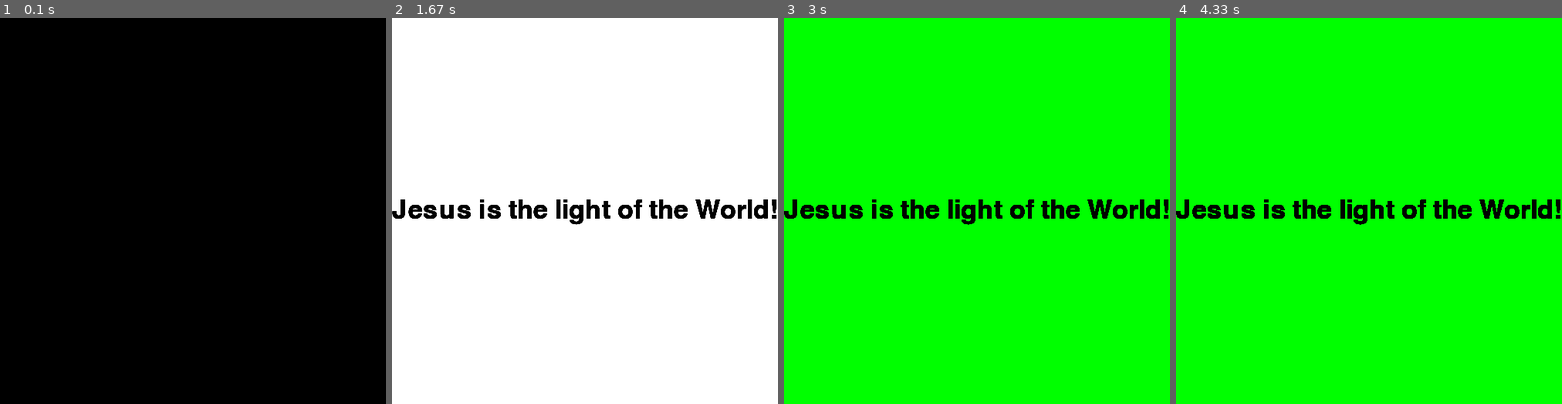
Above: before the commit, frames 1-4 (left to right).
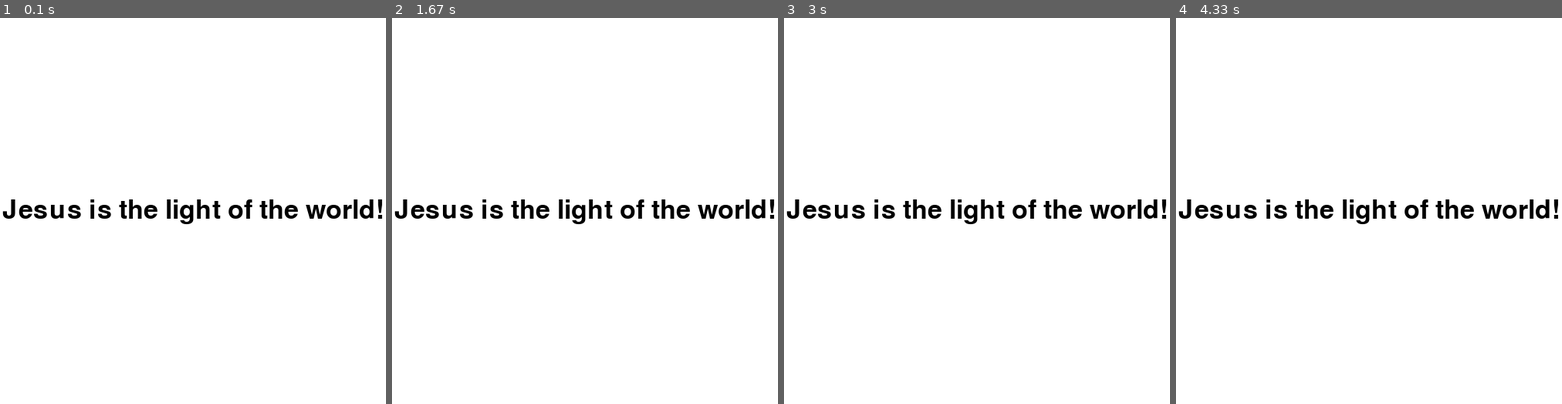
Above: after the commit, the same moments.

Repository: oliverjunior1/job_trainer
Game: pygame game, started from geek_to_geek/pygame/text/show_the_text_on_window.py
Same seed, same stepped clock (60 frames per second), same inputs: the game is played once before the commit and once after it.
Inputs:
- Up to frame 1 (0.1 s): no input
- Up to frame 2 (1.67 s): tap G at 0.33 s; hold R 0.67-1.13 s; tap B at 1.17 s; tap W at 1.5 s
- Up to frame 3 (3 s): tap B at 1.83 s; tap W at 2.17 s; tap G at 2.5 s
- Up to frame 4 (4.33 s): no input

The runs differ from the first frame. In frame 1, 98% of the frame differs, in the area x 0-100%, y 0-100%; in frame 2, 2.1%; in frame 3, 99%; in frame 4, 99%.

Commit message:
Update show_the_text_on_window.py

Diff:
--- a/geek_to_geek/pygame/text/show_the_text_on_window.py
+++ b/geek_to_geek/pygame/text/show_the_text_on_window.py
@@ -1,29 +1,21 @@
 import pygame
 import sys
 
-pygame.init()
 pygame.font.init()
-pygame.font.get_init()
-display_surface = pygame.display.set_mode((500,500))
-pygame.display.set_caption('About Jesus')
-font = pygame.font.SysFont('freesanbold.ttf',50)
-txt = font.render('Jesus is the light of the World!', True, (0,0,0))
-text_rect = txt.get_rect()
+pygame.font.get_fonts()
+
+screen = pygame.display.set_mode((500,500))
+
+font = pygame.font.SysFont('freesanbold.ttf', 50)
+text = font.render('Jesus is the light of the world!',True, (0,0,0))
+text_rect = text.get_rect()
 text_rect.center=(250,250)
 
 while True:
-    display_surface.blit(txt, text_rect)
+    screen.fill((255,255,255))
+    screen.blit(text,text_rect)
     for event in pygame.event.get():
         if event.type==pygame.QUIT:
             sys.exit()
             pygame.quit()
-        if event.type==pygame.KEYDOWN:
-            if event.key==pygame.K_b:
-                display_surface.fill((0,0,255))
-            elif event.key==pygame.K_w:
-                display_surface.fill((255,255,255))
-            elif event.key==pygame.K_g:
-                display_surface.fill((0,255,0))
-            elif event.key==pygame.K_r:
-                display_surface.fill((255,0,0))
     pygame.display.flip()
